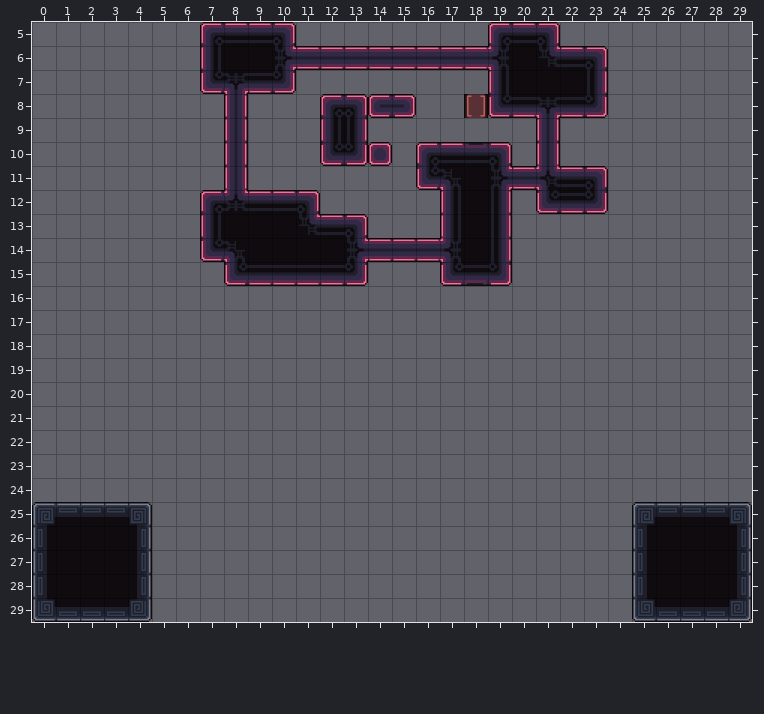
Two versions of a level (Tiled map, data/maps/level_1.tmx). The picture above was drawn from the file before the commit.
Cells are 64x64 px. Shown: x 0..29, y 5..29.
The same view after the edit:
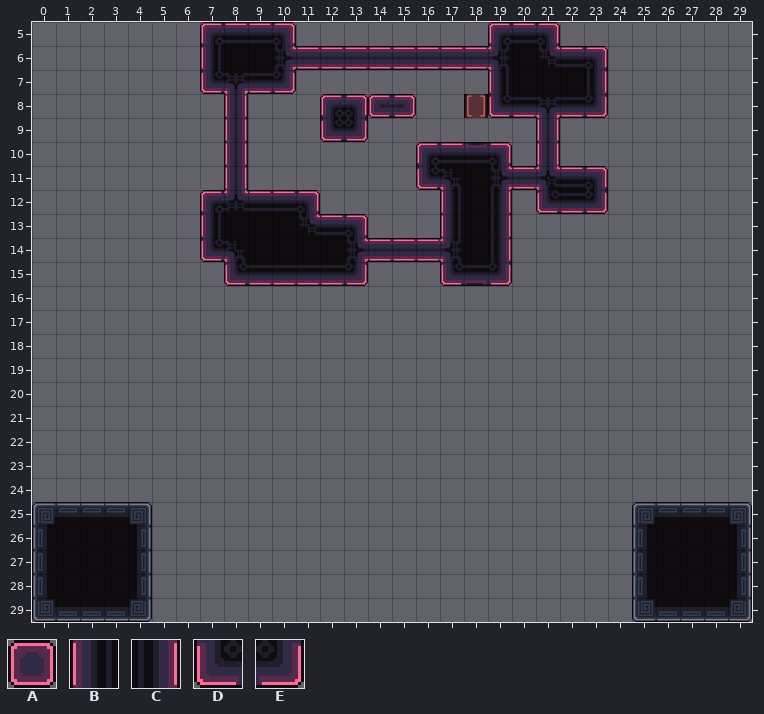
Key: from "tileset_d": A 2, B 21, C 26, D 39, E 44.
_ is an empty cell.
What changed:
Layer "Main":
y 9: x 12..13 BC -> DE
y 10: x 12..14 DEA -> ___
Where, in picture pixels (left, top, right, bottom), the same in both pictures:
changed: (320, 118, 392, 166)
